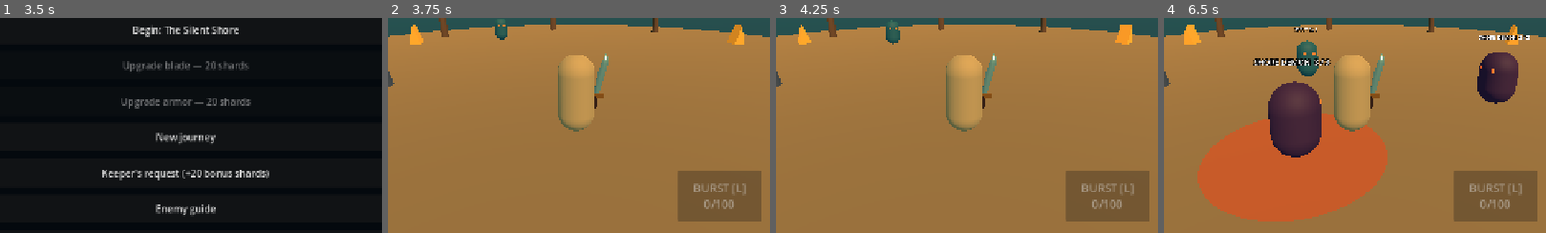
Above: before the commit, frames 1-4 (left to right).
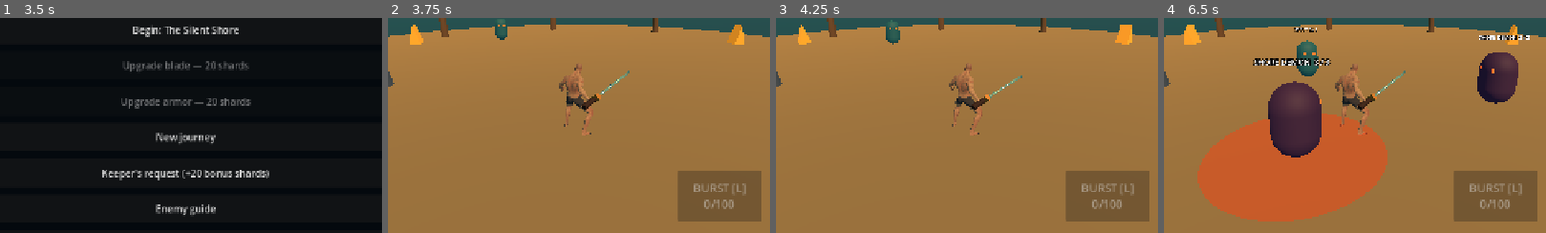
Above: after the commit, the same moments.

Repository: Hirukshanan/veil-of-veyra
Game: Godot game, scene res://scenes/main.tscn
Two runs of this game, one before a commit and one after it. Both use one fixed random seed, a clock stepped at 60 frames per second and the inputs below.
Inputs:
- Up to frame 1 (3.5 s): click "Enemy guide" at 0.5 s; click "Back to camp" at 1.25 s; click "Spirit Burst guide" at 2 s; click "Back to camp" at 2.75 s
- Up to frame 2 (3.75 s): click "Begin: The Silent Shore" at 3.5 s
- Up to frame 3 (4.25 s): no input
- Up to frame 4 (6.5 s): click "ATTACK" at 4.25 s; click "ATTACK 1 / 3" at 5 s; click "ATTACK 2 / 3" at 5.75 s
The pictures show only the part of the screen within x 25-75%, y 35-85%; the shares and areas given below are measured in that part.

Frame 1 is identical in both runs. In frame 2, 3.0% of the frame differs, in the area x 44-64%, y 16-55%; in frame 3, 2.9%; in frame 4, 3.1%.

Commit message:
feat: add licensed animated hero and hand-mounted island blade

Diff:
--- /dev/null
+++ b/scripts/hero_visual.gd
@@ -0,0 +1,77 @@
+extends Node3D
+
+# Quaternius CC0 art. Gameplay movement remains on the CharacterBody3D.
+const MODEL = preload("res://assets/characters/quaternius/Superhero_Male_FullBody.gltf")
+const MOTIONS = preload("res://assets/characters/quaternius/UAL1_Standard.glb")
+const CLIPS := ["Sword_Idle", "Sprint", "Sword_Attack", "Roll", "Hit_Chest", "Death01", "Spell_Simple_Shoot"]
+
+var animator: AnimationPlayer
+var hand: BoneAttachment3D
+var _action_time := 0.0
+var _dead := false
+var _meshes: Array[Node] = []
+var _flash: StandardMaterial3D
+
+
+func _ready() -> void:
+	rotation.y = PI # Source characters face +Z; gameplay faces -Z.
+	var model := MODEL.instantiate()
+	add_child(model)
+	var skeleton: Skeleton3D = model.find_children("*", "Skeleton3D", true, false)[0]
+	var source := MOTIONS.instantiate()
+	var source_rig: Skeleton3D = source.find_children("*", "Skeleton3D", true, false)[0]
+	var source_player: AnimationPlayer = source.find_children("*", "AnimationPlayer", true, false)[0]
+	animator = AnimationPlayer.new()
+	model.add_child(animator)
+	var library := AnimationLibrary.new()
+	for clip in CLIPS:
+		var animation: Animation = source_player.get_animation(clip).duplicate(true)
+		animation.loop_mode = Animation.LOOP_LINEAR if clip in ["Sword_Idle", "Sprint"] else Animation.LOOP_NONE
+		for track in range(animation.get_track_count() - 1, -1, -1):
+			var bone_name := animation.track_get_path(track).get_subname(0)
+			var target_bone := skeleton.find_bone(bone_name)
+			var source_bone := source_rig.find_bone(bone_name)
+			if target_bone < 0 or source_bone < 0:
+				animation.remove_track(track)
+				continue
+			var target_rest := skeleton.get_bone_rest(target_bone)
+			var source_rest := source_rig.get_bone_rest(source_bone)
+			for key in range(animation.track_get_key_count(track)):
+				var value = animation.track_get_key_value(track, key)
+				if animation.track_get_type(track) == Animation.TYPE_ROTATION_3D:
+					value = (target_rest.basis.get_rotation_quaternion() * source_rest.basis.get_rotation_quaternion().inverse() * value).normalized()
+				elif animation.track_get_type(track) == Animation.TYPE_POSITION_3D:
+					value = target_rest.origin + (value - source_rest.origin)
+				animation.track_set_key_value(track, key, value)
+		library.add_animation(clip, animation)
+	animator.add_animation_library("", library)
+	source.free()
+	hand = BoneAttachment3D.new()
+	hand.bone_name = "hand_r"
+	skeleton.add_child(hand)
+	_meshes = model.find_children("*", "MeshInstance3D", true, false)
+	_flash = StandardMaterial3D.new()
+	_flash.transparency = BaseMaterial3D.TRANSPARENCY_ALPHA
+	_flash.shading_mode = BaseMaterial3D.SHADING_MODE_UNSHADED
+	_flash.albedo_color = Color(1, 0.15, 0.1, 0.55)
+	animator.play("Sword_Idle")
+
+
+func update_motion(delta: float, moving: bool, hurt: bool) -> void:
+	for mesh in _meshes:
+		mesh.material_overlay = _flash if hurt else null
+	_action_time = maxf(0, _action_time - delta)
+	if _dead or _action_time > 0:
+		return
+	var clip := "Sprint" if moving else "Sword_Idle"
+	if animator.current_animation != clip:
+		animator.play(clip, 0.12)
+
+
+func action(clip: String, duration: float) -> void:
+	if _dead:
+		return
+	_dead = clip == "Death01"
+	_action_time = duration
+	animator.stop()
+	animator.play(clip, 0.04, animator.get_animation(clip).length / duration)
--- a/scripts/player.gd
+++ b/scripts/player.gd
@@ -26,7 +26,7 @@
 var _attack_area: Area3D
 var _weapon: Node3D
 var _blade_material: StandardMaterial3D
-var _body_material: StandardMaterial3D
+var _visual: Node3D
 var _hit_time := 0.0
 var combo_step := 0
 var _combo_window := 0.0
@@ -69,13 +69,9 @@
 	if _combo_window == 0.0:
 		combo_step = 0
 	_hit_time = maxf(0.0, _hit_time - delta)
-	_body_material.albedo_color = Color(1, 0.25, 0.2) if _hit_time > 0.0 else Color(0.76, 0.65, 0.39)
 	_attack_time = maxf(0.0, _attack_time - delta)
 	_dodge_cooldown = maxf(0.0, _dodge_cooldown - delta)
 	_invulnerability_time = maxf(0.0, _invulnerability_time - delta)
-	var swing := sin((1.0 - _attack_time / ATTACK_DURATION) * PI) if _attack_time > 0.0 else 0.0
-	_weapon.rotation.z = -0.12 + swing * 0.9
-	_weapon.rotation.y = swing * (-0.65 if combo_step == 2 else 0.65)
 	_blade_material.emission_enabled = _attack_time > 0.0
 
 	var input_vector := _touch_move
@@ -114,6 +110,7 @@
 	else:
 		velocity.y = 0.0
 	move_and_slide()
+	_visual.update_motion(delta, Vector2(velocity.x, velocity.z).length() > 0.2, _hit_time > 0)
 	_camera_pivot.global_position = global_position + Vector3(0, 1.2, 0)
 
 
@@ -180,6 +177,7 @@
 	_combo_window = 0.95
 	_attack_cooldown = 0.55 if combo_step == 3 else 0.32
 	_attack_time = ATTACK_DURATION
+	_visual.action("Sword_Attack", _attack_cooldown)
 	play_sound("sword")
 	var damage := attack_damage * (2 if combo_step == 3 else 1)
 	await get_tree().physics_frame
@@ -203,6 +201,7 @@
 
 func _perform_spirit_burst() -> void:
 	spirit = 0
+	_visual.action("Spell_Simple_Shoot", 0.65)
 	_attack_cooldown = 0.65
 	combo_step = 0
 	_combo_window = 0.0
@@ -250,6 +249,7 @@
 		_dodge_direction = Vector3(0, 0, -1).rotated(Vector3.UP, _camera_pivot.global_rotation.y)
 	_dodge_direction = _dodge_direction.normalized()
 	_dodge_time = 0.2
+	_visual.action("Roll", 0.4)
 	play_sound("dodge")
 	_dodge_cooldown = 0.65
 	_invulnerability_time = 0.35
@@ -261,6 +261,7 @@
 	health = maxi(0, health - amount)
 	play_sound("hurt")
 	_hit_time = 0.18
+	_visual.action("Death01" if health == 0 else "Hit_Chest", 1.2 if health == 0 else 0.18)
 	_invulnerability_time = 0.45
 	health_changed.emit(health, max_health)
 	if health == 0:
@@ -303,18 +304,8 @@
 
 
 func _build_character() -> void:
-	var body_mesh := MeshInstance3D.new()
-	var capsule := CapsuleMesh.new()
-	capsule.radius = 0.42
-	capsule.height = 1.8
-	body_mesh.mesh = capsule
-	body_mesh.position.y = 0.9
-	var body_material := StandardMaterial3D.new()
-	_body_material = body_material
-	body_material.albedo_color = Color(0.76, 0.65, 0.39)
-	body_material.roughness = 0.82
-	body_mesh.material_override = body_material
-	add_child(body_mesh)
+	_visual = preload("res://scripts/hero_visual.gd").new()
+	add_child(_visual)
 
 	var collision := CollisionShape3D.new()
 	var shape := CapsuleShape3D.new()
@@ -329,9 +320,9 @@
 
 func _build_weapon() -> void:
 	_weapon = Node3D.new()
-	_weapon.position = Vector3(0.48, 0.78, -0.32)
-	_weapon.rotation.z = -0.12
-	add_child(_weapon)
+	_visual.hand.add_child(_weapon)
+	_weapon.position = Vector3(0, 0.08, 0.18)
+	_weapon.rotation.x = PI / 2.0
 
 	var blade_instance := MeshInstance3D.new()
 	blade_instance.mesh = _make_curved_blade()
--- /dev/null
+++ b/tests/hero_animation_check.gd
@@ -0,0 +1,57 @@
+extends SceneTree
+
+
+func _initialize() -> void:
+	call_deferred("_run")
+
+
+func _run() -> void:
+	assert(OS.get_environment("VEYRA_TEST") == "1")
+	var scene = load("res://scenes/main.tscn").instantiate()
+	root.add_child(scene)
+	await process_frame
+	scene._resume()
+	var hero = scene.player
+	hero.set_physics_process(false)
+	var visual = hero._visual
+	var rig: Skeleton3D = visual.hand.get_parent()
+	assert(rig.get_bone_count() == 65)
+	assert(hero._weapon.get_parent() == visual.hand and visual.hand.bone_name == "hand_r")
+	for clip in visual.CLIPS:
+		var animation: Animation = visual.animator.get_animation(clip)
+		assert(animation != null and animation.get_track_count() > 0)
+		for track in range(animation.get_track_count()):
+			assert(rig.find_bone(animation.track_get_path(track).get_subname(0)) >= 0)
+	visual.update_motion(1, true, false)
+	assert(visual.animator.current_animation == "Sprint")
+	visual.update_motion(1, false, false)
+	assert(visual.animator.current_animation == "Sword_Idle")
+	var start: Vector3 = hero.position
+	hero.attack()
+	assert(visual.animator.current_animation == "Sword_Attack")
+	await physics_frame
+	await physics_frame
+	visual.animator.advance(0.1)
+	assert(hero.position == start, "Animation must not move the gameplay body")
+	visual.update_motion(0.01, true, false)
+	assert(visual.animator.current_animation == "Sword_Attack", "Locomotion must not interrupt attacks")
+	visual.update_motion(1, false, false)
+	assert(visual.animator.current_animation == "Sword_Idle")
+	hero.dodge()
+	assert(visual.animator.current_animation == "Roll")
+	hero._invulnerability_time = 0
+	hero.take_damage(1)
+	assert(visual.animator.current_animation == "Hit_Chest")
+	hero._invulnerability_time = 0
+	hero.take_damage(999)
+	assert(visual.animator.current_animation == "Death01")
+	visual.update_motion(3, true, false)
+	visual.action("Sword_Attack", 0.32)
+	assert(visual.animator.current_animation == "Death01", "Death must remain terminal")
+	paused = false
+	hero._sound.stop()
+	scene.queue_free()
+	await process_frame
+	await create_timer(0.4).timeout
+	print("PASS: hero rig, valid animation targets, hand attachment, action priority and visual-only movement")
+	quit()
Not shown, added: assets/characters/quaternius/ANIMATION_LICENSE.txt
Not shown, added: assets/characters/quaternius/LICENSE.txt
Binary file added: assets/characters/quaternius/Superhero_Male_FullBody.bin
Not shown, added: assets/characters/quaternius/Superhero_Male_FullBody.gltf
Not shown, added: assets/characters/quaternius/Superhero_Male_FullBody.gltf.import
Binary file added: assets/characters/quaternius/T_Eye_Brown.png
Not shown, added: assets/characters/quaternius/T_Eye_Brown.png.import
Binary file added: assets/characters/quaternius/T_Eye_Normal.png
Not shown, added: assets/characters/quaternius/T_Eye_Normal.png.import
Binary file added: assets/characters/quaternius/T_Hair_1_BaseColor.png
Not shown, added: assets/characters/quaternius/T_Hair_1_BaseColor.png.import
Binary file added: assets/characters/quaternius/T_Hair_1_Normal.png
(and 10 more such lines)
